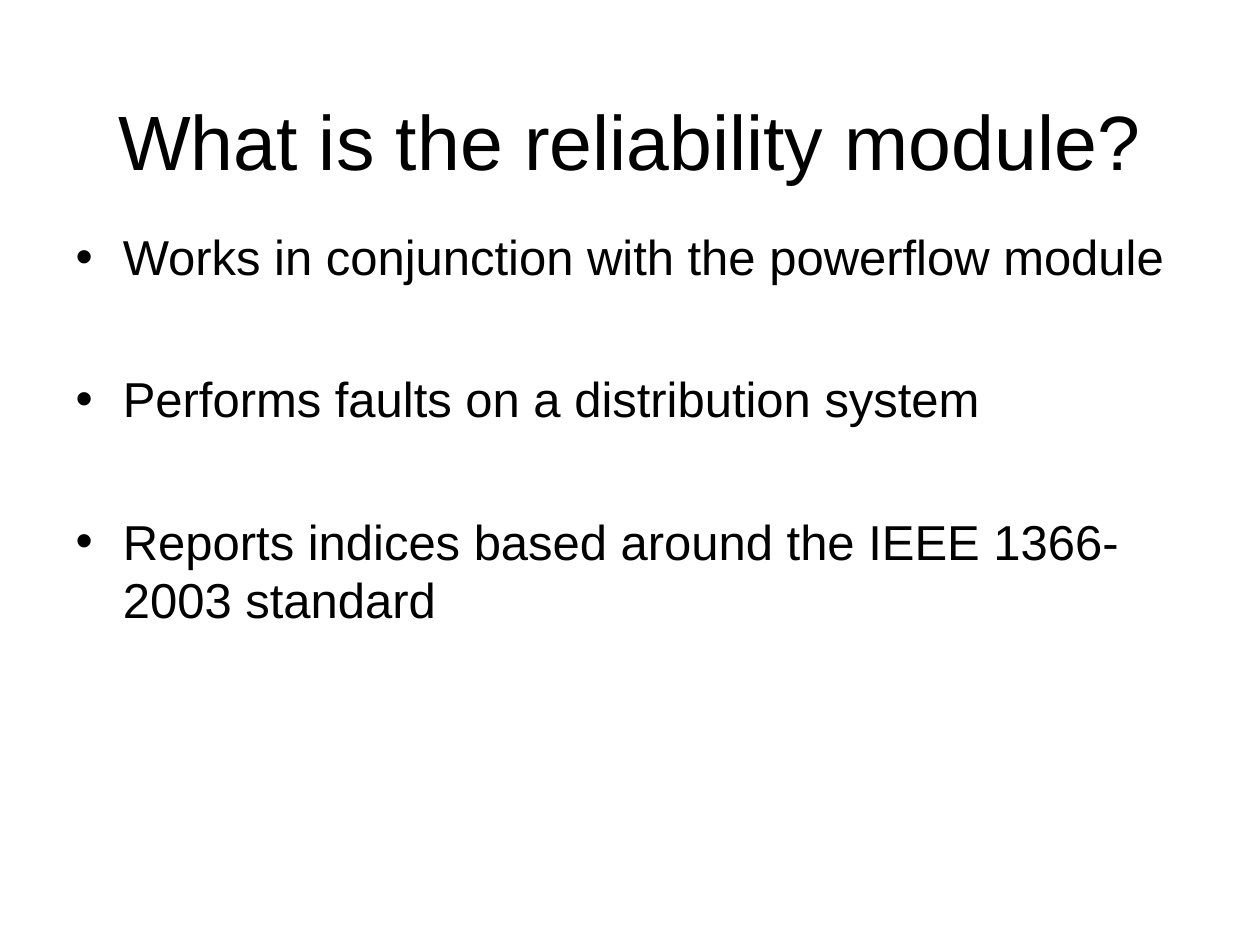
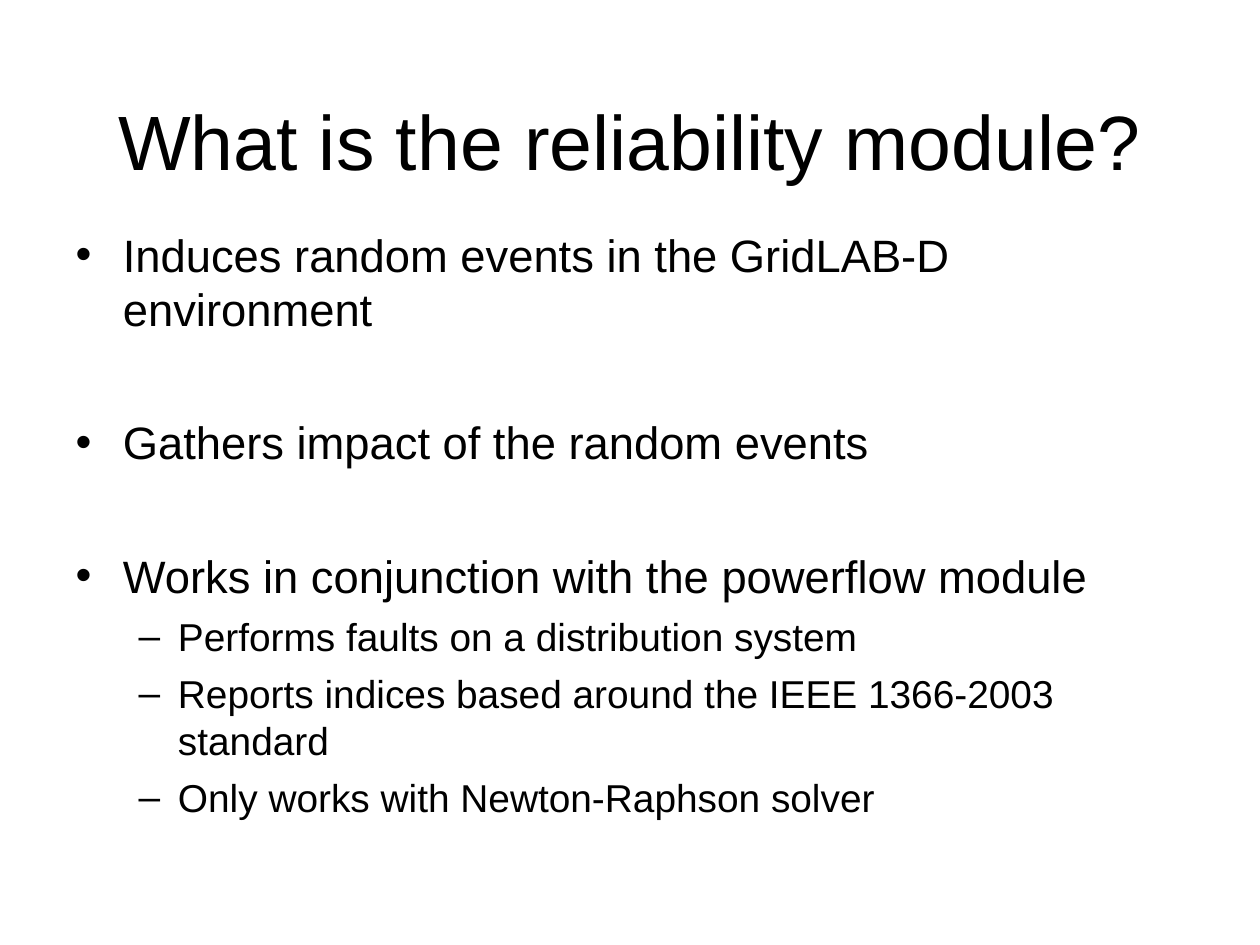
Before and after one commit to gridlab-d/course, a slide deck: slide 2 of FourDayCourse/4.2 - Reliability Module.ppt. Drawn at 1260x945 pixels with LibreOffice and Linux fonts; fonts in the diff are those of the drawing; background and template pictures are left out. Boxes give left, top, right and bottom in pixels: in the first picture for what was removed or moved away, otherwise in the second. Text is boxed around its words. In the diff, an @@ line names an element or a change of style, - is before the commit and + after.

Commit message:
Changes to reliability module portion of four day course to reflect new reliability implementation and exercise addition

```diff
--- a/FourDayCourse/4.2 - Reliability Module.ppt
+++ b/FourDayCourse/4.2 - Reliability Module.ppt
@@ text at (123,239,949,469): paragraphs added @@
+• Induces random events in the GridLAB-D environment
+• Gathers impact of the random events
@@ text at (123,560,1087,756): size 28 to 25.9 pt in "Works in conjunction with the powerflow module"; size 28 to 22.2 pt in "Performs faults on a distribution system", "Reports indices based around the IEEE 1366-2003 ..."; bullet • to –; list level 1 to 2 in "Performs faults on a distribution ..."; list level 1 to 2 in "Reports indices based around the ..." @@
@@ text at (178,784,875,819): paragraph added @@
+  – Only works with Newton-Raphson solver
```
Also in this commit, not shown: 4 other slides changed, 4 slides added, 1 slide removed.
